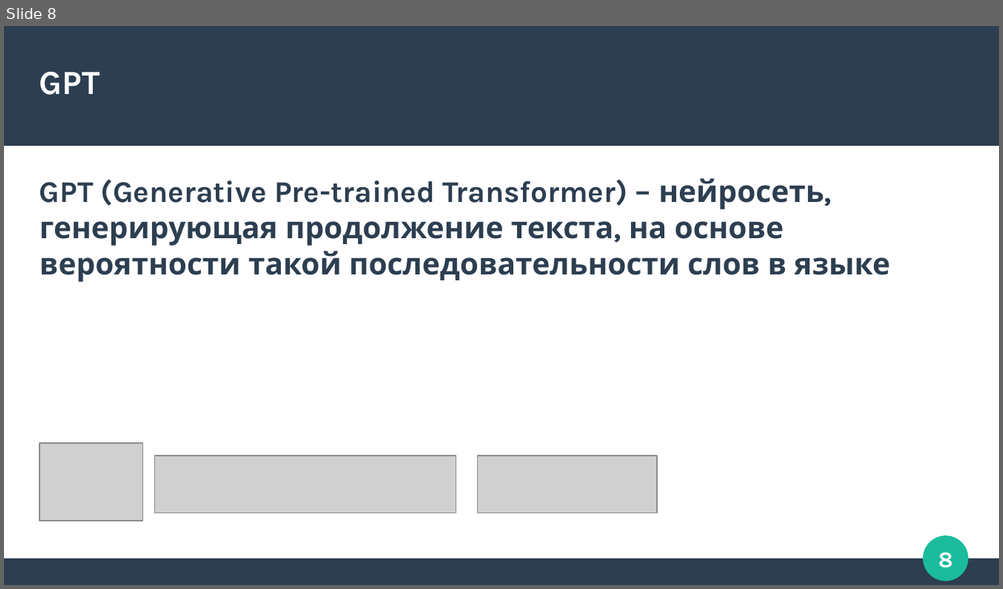
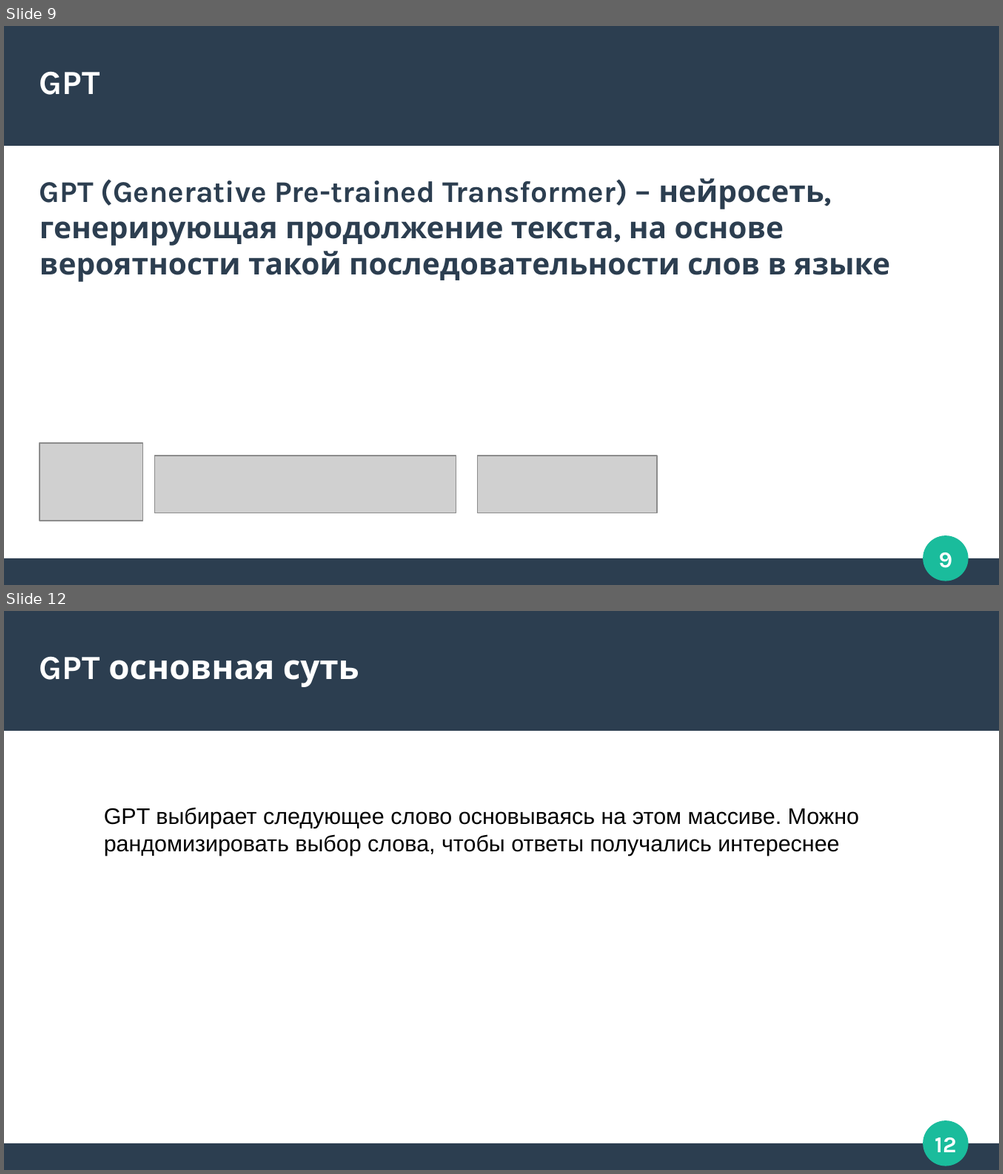
Before and after one commit to Zorinal/FilmBot, a slide deck: арс трансформеры.pptx. Shown one above the other, each under a label of ours: slide 8 before the commit, slides 9 and 12 after it; the slides between them are not shown. The pictures are 1003x589 and 1003x1174 pixels, drawn with LibreOffice and Linux fonts; fonts in the diff are those of the drawing; grey boxes stand for pictures. Boxes give left, top, right and bottom in pixels: in the first picture for what was removed or moved away, otherwise in the second. Text is boxed around its words. In the diff, an @@ line names an element or a change of style, - is before the commit and + after.

```diff
--- a/арс трансформеры.pptx
+++ b/арс трансформеры.pptx
@@ slide 12 added at [4,611,999,1170], background #FFFFFF; not listed: 4 template elements that a slide beside it also shows @@
@@ title added at [40,656,359,687], 27 pt, text #FFFFFF, bold @@
+GPT основная суть
@@ text added at [104,807,859,855], 18 pt, text #000000 @@
+GPT выбирает следующее слово основываясь на этом массиве. Можно рандомизировать выбор слова, чтобы ответы получались интереснее
@@ what was slide 8 is now slide 9 @@
@@ page number at [939,553,953,568]: text changed @@
-8
+9
```
Also in this commit, not shown: 2 slides changed, 2 other slides added.
